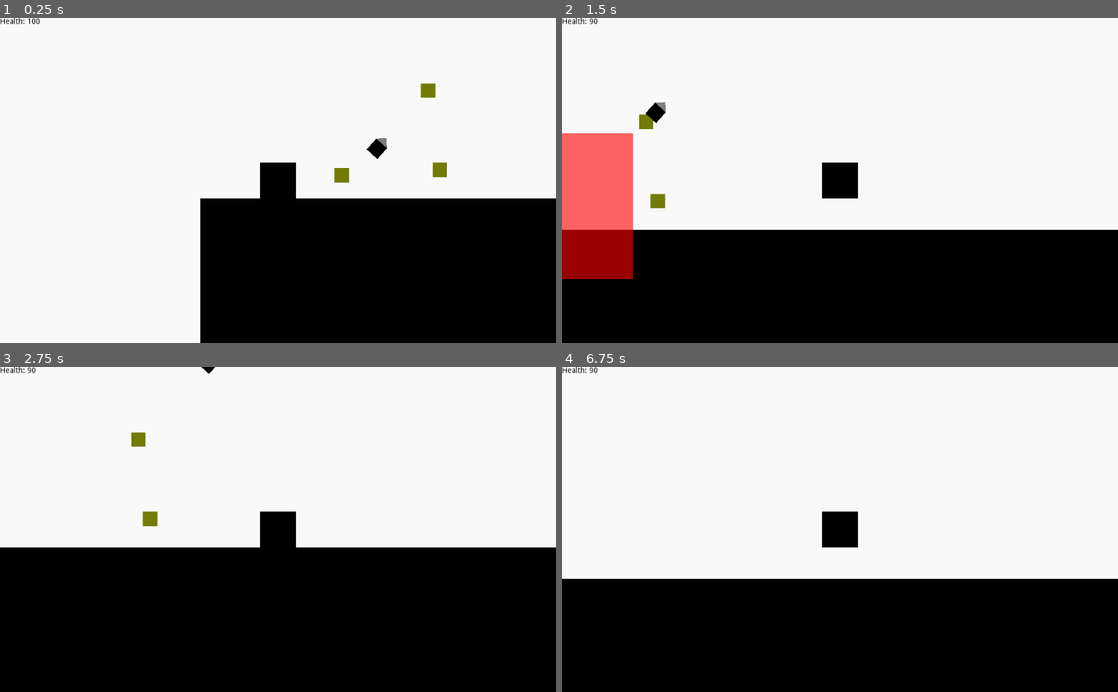
Above: before the commit, frames 1-4 (two rows, left to right).
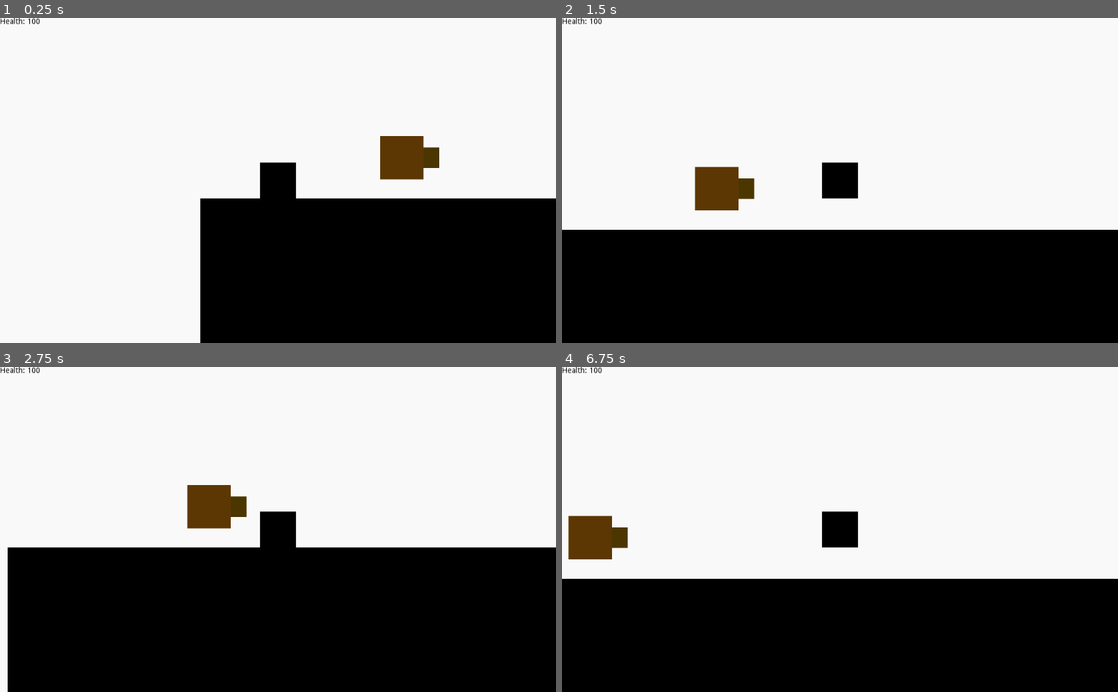
Above: after the commit, the same moments.

Repository: RavenJFelix/Square
Game: Godot game, scene res://testLevel/test.tscn
Same seed, same stepped clock (60 frames per second), same inputs: the game is played once before the commit and once after it. This scene is started directly instead of the project's main scene.
Inputs:
- Up to frame 1 (0.25 s): no input
- Up to frame 2 (1.5 s): hold Right (ui_right) from 0.53 s (still down); tap Up (ui_up) at 0.77 s
- Up to frame 3 (2.75 s): tap Up (ui_up) at 1.52 s; release Right (ui_right) at 2.03 s; hold Left (ui_left) from 2.03 s (still down)
- Up to frame 4 (6.75 s): release Left (ui_left) at 2.78 s; hold Right (ui_right) 2.78-4.28 s; tap Up (ui_up) at 3.02, 3.77, 4.52, 6.02 s; hold Left (ui_left) 4.28-5.03 s; tap Enter at 5 s; hold Right (ui_right) 5.03-5.78 s; tap Space at 5.75 s; hold Left (ui_left) from 5.78 s (still down)

The runs differ from the first frame. In frame 1, 1.7% of the frame differs, in the area x 60-81%, y 20-51%; in frame 2, 7.4%, in the area x 0-35%, y 0-81%; in frame 3, 2.2%; in frame 4, 1.3%.

Commit message:
Add missile shooter b ase

Diff:
--- /dev/null
+++ b/map/hazard/missile-shooter/missile-shooter.tscn
@@ -0,0 +1,23 @@
+[gd_scene load_steps=2 format=2]
+
+[sub_resource type="RectangleShape2D" id=1]
+extents = Vector2( 30, 30 )
+
+[node name="missile-shooter" type="StaticBody2D"]
+
+[node name="CollisionShape2D" type="CollisionShape2D" parent="."]
+shape = SubResource( 1 )
+
+[node name="Base" type="Polygon2D" parent="."]
+z_index = 1
+color = Color( 0.364706, 0.215686, 0.0117647, 1 )
+polygon = PoolVector2Array( -30, -30, 30, -30, 30, 30, -30, 30, -30, -30 )
+
+[node name="Polygon2D" type="Polygon2D" parent="."]
+position = Vector2( -30, 0 )
+scale = Vector2( 1.0202, 1.42549 )
+color = Color( 0.294118, 0.211765, 0, 1 )
+polygon = PoolVector2Array( 30, -10, 80, -10, 80, 10, 30, 10 )
+
+[node name="Position2D" type="Position2D" parent="."]
+position = Vector2( 50, 0 )
--- a/testLevel/test.tscn
+++ b/testLevel/test.tscn
@@ -1,9 +1,8 @@
-[gd_scene load_steps=5 format=2]
+[gd_scene load_steps=4 format=2]
 
 [ext_resource path="res://map/basicPlatform.tscn" type="PackedScene" id=1]
 [ext_resource path="res://entity/pc/player/player.tscn" type="PackedScene" id=2]
-[ext_resource path="res://map/hazard/basic-mine/basic-mine.tscn" type="PackedScene" id=3]
-[ext_resource path="res://entity/npc/enemies/chaser/chaser.tscn" type="PackedScene" id=4]
+[ext_resource path="res://map/hazard/missile-shooter/missile-shooter.tscn" type="PackedScene" id=3]
 
 [node name="Node2D" type="Node2D"]
 
@@ -14,15 +13,5 @@
 [node name="KinematicBody2D" parent="." instance=ExtResource( 2 )]
 position = Vector2( 85.9928, 89.5736 )
 
-[node name="BasicMine" parent="." instance=ExtResource( 3 )]
-position = Vector2( 293.302, -20.9588 )
-
-[node name="BasicMine2" parent="." instance=ExtResource( 3 )]
-position = Vector2( 174.173, 96.3657 )
-
-[node name="BasicMine3" parent="." instance=ExtResource( 3 )]
-position = Vector2( 309.547, 89.1457 )
-
-[node name="Chaser" parent="." instance=ExtResource( 4 )]
-position = Vector2( 205.76, 78.3153 )
-rotation = 0.734214
+[node name="missile-shooter" parent="." instance=ExtResource( 3 )]
+position = Vector2( 256.881, 72.0368 )
